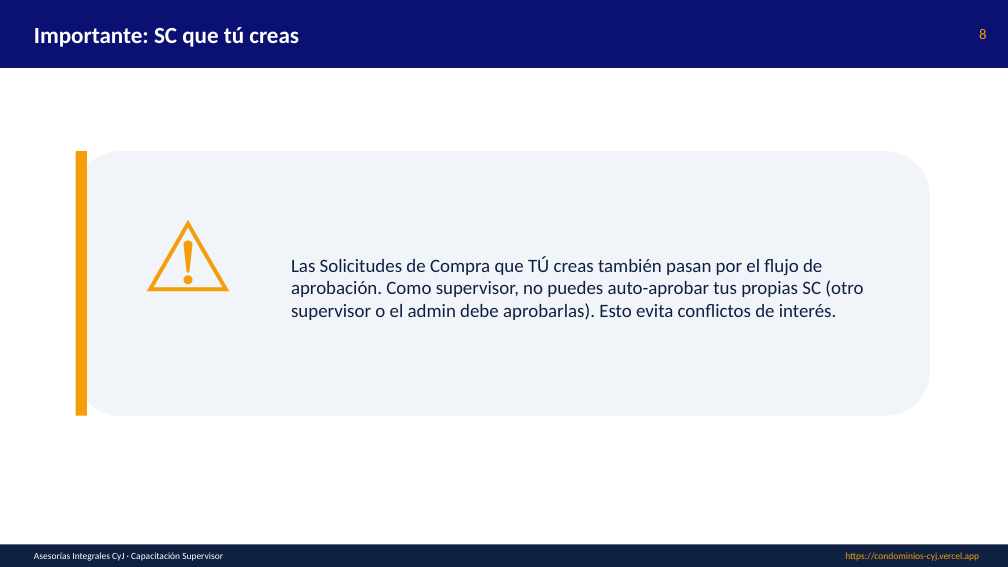
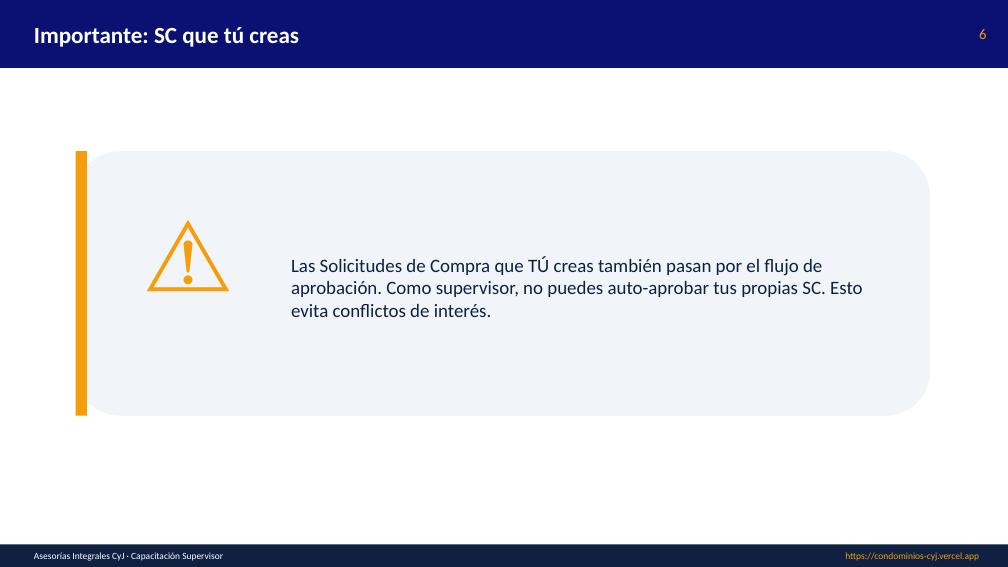
Before and after one commit to asesoriasintegralescyj-stack/condominios-cyj, a slide deck: slide 6 of public/manuales/Capacitacion_Supervisor.pptx (slide 8 before the commit). Drawn at 1008x567 pixels with LibreOffice and Linux fonts; fonts in the diff are those of the drawing. Boxes give left, top, right and bottom in pixels: in the first picture for what was removed or moved away, otherwise in the second. Text is boxed around its words. In the diff, an @@ line names an element or a change of style, - is before the commit and + after.

Commit message:
docs: manuales y capacitaciones con capturas de pantalla reales (v1.1)
- 16 capturas de pantalla del sistema real agregadas a /public/manuales/imagenes/
- Manual Word actualizado con imágenes embebidas en cada sección (3.1 MB)
- 6 capacitaciones PPT actualizadas con slides de capturas:
  * Administrador: 14 slides con 9 capturas (1.3 MB)
  * Supervisor: 12 slides con 5 capturas (699 KB)
  * Usuario: 10 slides con 4 capturas (536 KB)
  * Personal: 9 slides con 3 capturas (449 KB)
  * Auditor: 9 slides con 4 capturas (525 KB)
  * Guardia: 9 slides con 2 capturas (776 KB)
- Versión actualizada a v1.1 en ManualesModule y manuales-guardia

Capturas incluidas:
01_login, 02_dashboard, 03_ot_listado, 04_proyectos, 05_rondas,
06_solicitudes_compra, 07_usuarios, 08_permisos, 09_manuales,
10_ot_crear, 11_sc_crear, 12_usuario_crear, 13_recuperar_password,
14_guardia_rondas, 15_guardia_manuales, 16_reset_password

```diff
--- a/public/manuales/Capacitacion_Supervisor.pptx
+++ b/public/manuales/Capacitacion_Supervisor.pptx
@@ text at (x1=979, y1=29, x2=986, y2=39): text changed @@
-8
+6
@@ text at (x1=291, y1=256, x2=862, y2=317): text changed @@
-Las Solicitudes de Compra que TÚ creas también pasan por el flujo de aprobación. Como supervisor, no puedes auto-aprobar tus propias SC (otro supervisor o el admin debe aprobarlas). Esto evita conflictos de interés.
+Las Solicitudes de Compra que TÚ creas también pasan por el flujo de aprobación. Como supervisor, no puedes auto-aprobar tus propias SC. Esto evita conflictos de interés.
```
Also in this commit, not shown: 9 other slides changed, 2 slides added, 24 other files.
